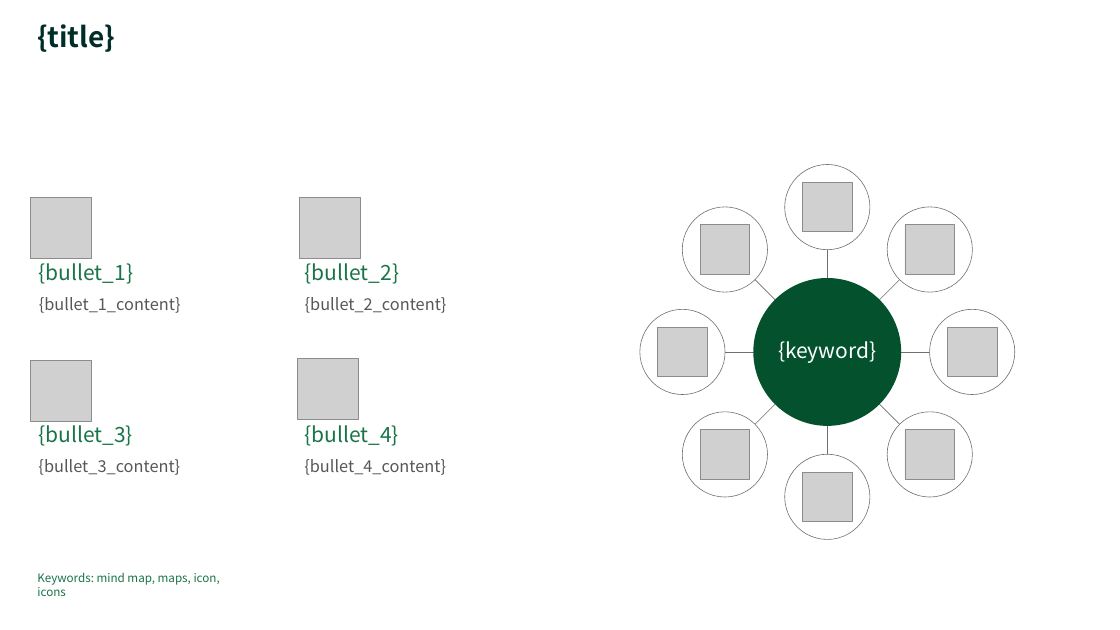
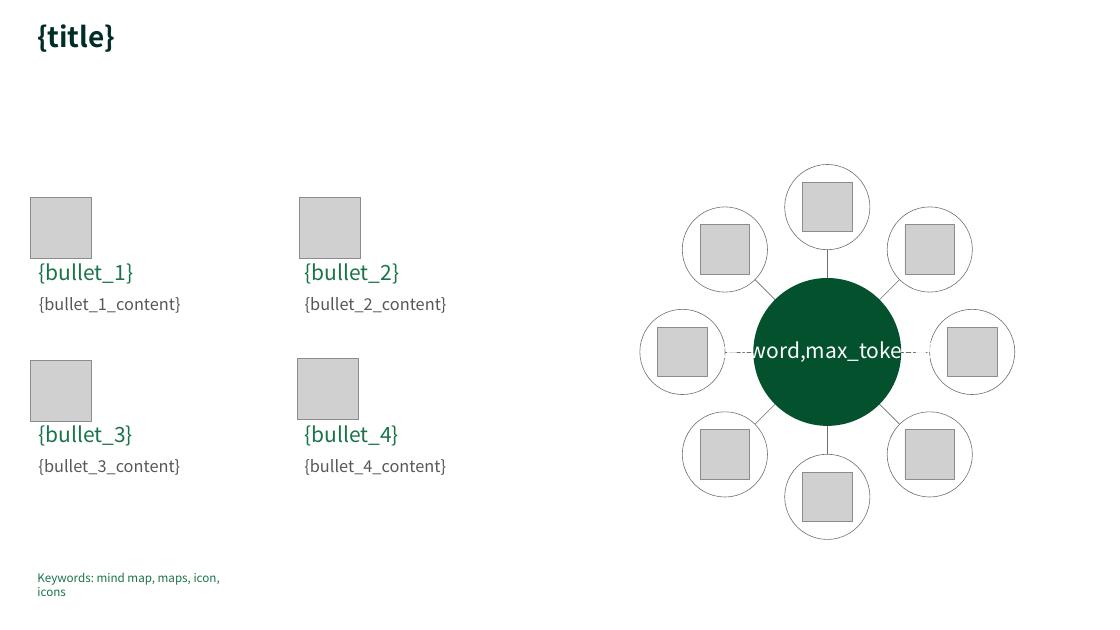
Before and after one commit to set718/PPT-Agent, a slide deck: slide 1 of templates/ppt_template/split_presentations_51.pptx. Drawn at 1120x630 pixels with LibreOffice and Linux fonts; fonts in the diff are those of the drawing; grey boxes stand for pictures. Boxes give left, top, right and bottom in pixels: in the first picture for what was removed or moved away, otherwise in the second. Text is boxed around its words. In the diff, an @@ line names an element or a change of style, - is before the commit and + after.

```diff
--- a/templates/ppt_template/split_presentations_51.pptx
+++ b/templates/ppt_template/split_presentations_51.pptx
@@ text in ellipse at [709, 337, 946, 363]: text changed @@
-{keyword}
+{keyword,max_token=8}
```
Also in this commit, not shown: 22 other files.
